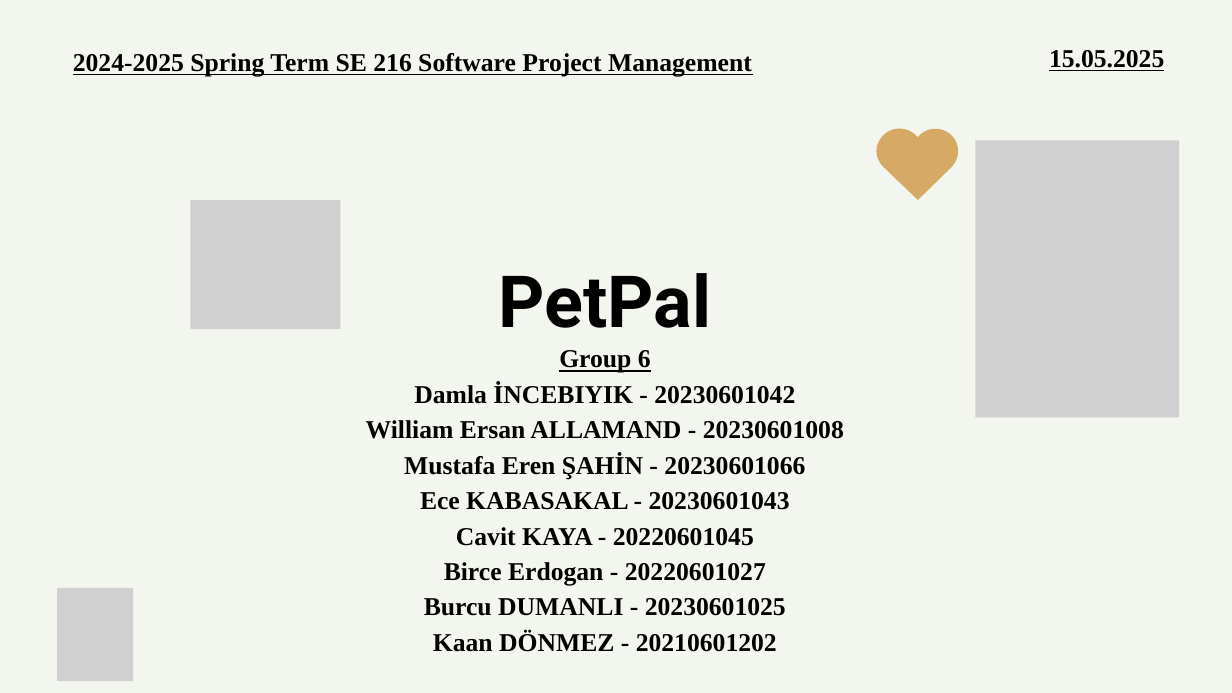
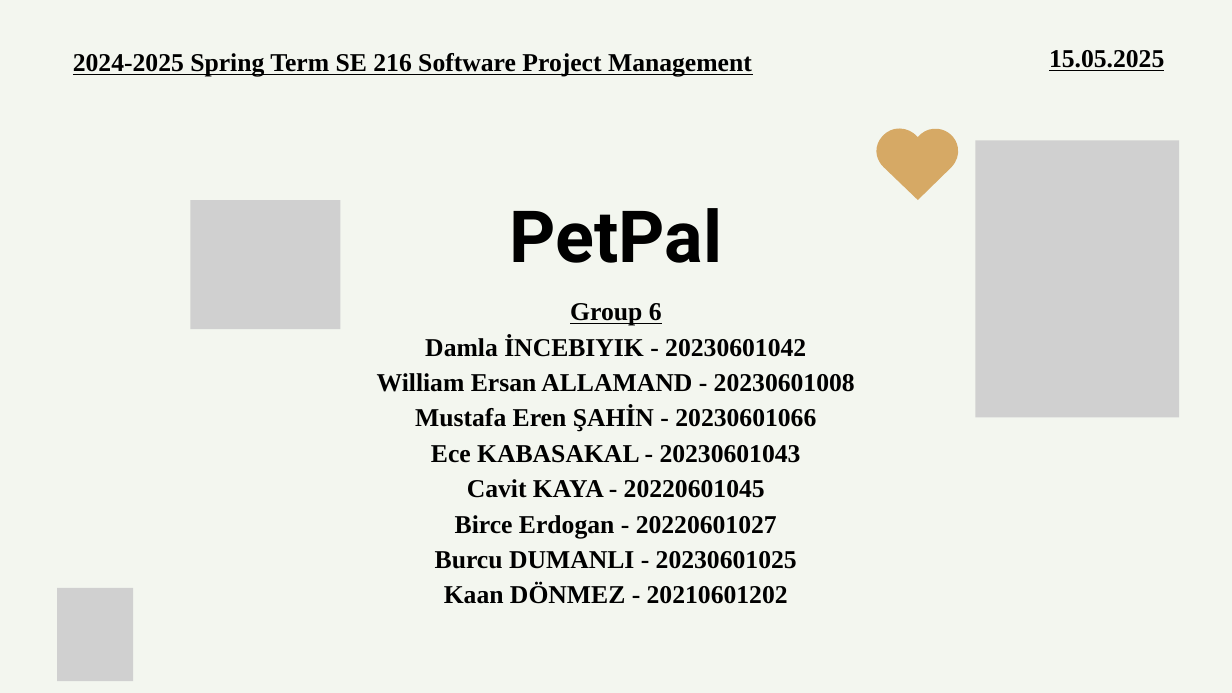
Before and after one commit to GustavoString/SE-216-Section-3-Group-6, a slide deck: slide 1 of Petpal Presentaion.pptx. Drawn at 1232x693 pixels with LibreOffice and Linux fonts; fonts in the diff are those of the drawing; grey boxes stand for pictures. Boxes give left, top, right and bottom in pixels: in the first picture for what was removed or moved away, otherwise in the second. Text is boxed around its words. In the diff, an @@ line names an element or a change of style, - is before the commit and + after.

```diff
--- a/Petpal Presentaion.pptx
+++ b/Petpal Presentaion.pptx
@@ text "PetPal" moved from (x1=499, y1=273, x2=712, y2=328) to (x1=510, y1=208, x2=723, y2=263) @@
@@ text "Group 6" moved from (x1=366, y1=350, x2=844, y2=652) to (x1=377, y1=303, x2=855, y2=604) @@
```
Also in this commit, not shown: 2 other slides changed.
